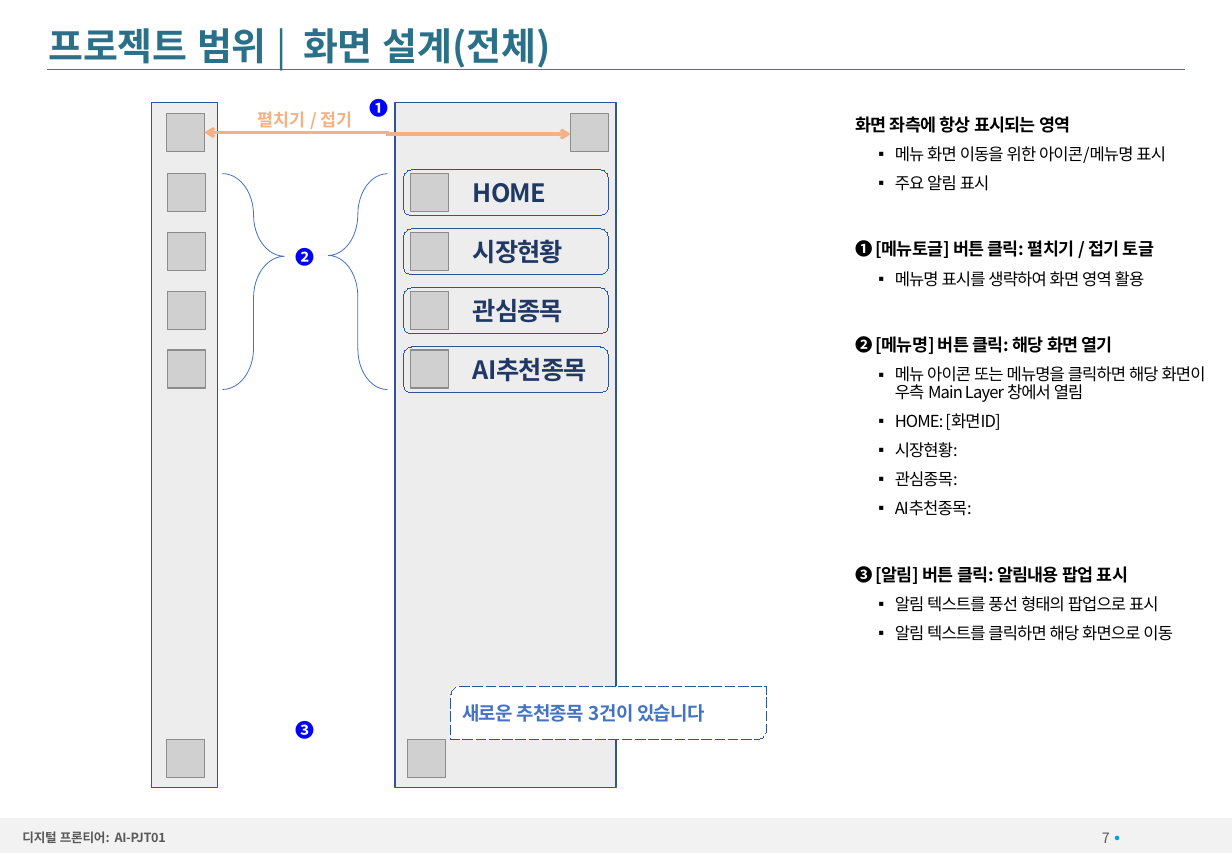
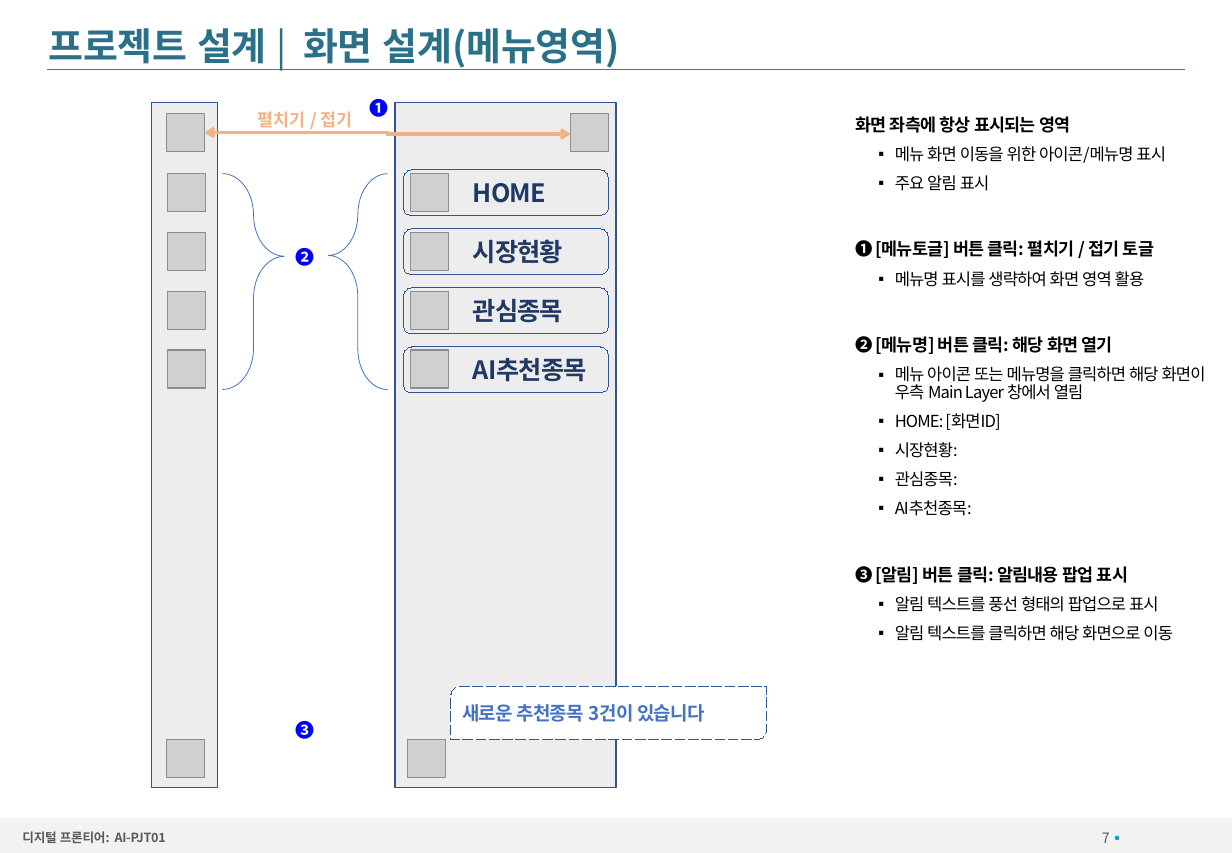
Before and after one commit to chaegon/DigitalFrontier, a slide deck: slide 7 of 산출물/00.보고서/AI3팀_펀더멘탈 분석을 통한 주식 추천 서비스_착수보고서.pptx. Drawn at 1232x853 pixels with LibreOffice and Linux fonts; fonts in the diff are those of the drawing; grey boxes stand for pictures; background and template pictures are left out. Boxes give left, top, right and bottom in pixels: in the first picture for what was removed or moved away, otherwise in the second. Text is boxed around its words. In the diff, an @@ line names an element or a change of style, - is before the commit and + after.

```diff
--- a/산출물/00.보고서/AI3팀_펀더멘탈 분석을 통한 주식 추천 서비스_착수보고서.pptx
+++ b/산출물/00.보고서/AI3팀_펀더멘탈 분석을 통한 주식 추천 서비스_착수보고서.pptx
@@ title at (x1=49, y1=28, x2=620, y2=70): text changed @@
-프로젝트 범위 | 화면 설계(전체)
+프로젝트 설계 | 화면 설계(메뉴영역)
```
Also in this commit, not shown: 11 other slides changed, 1 other file.
